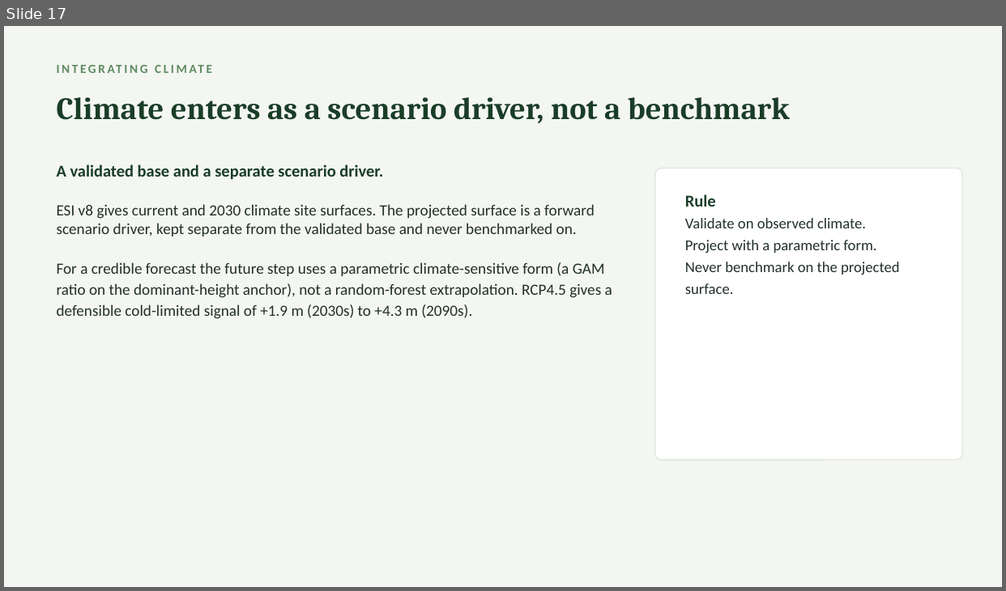
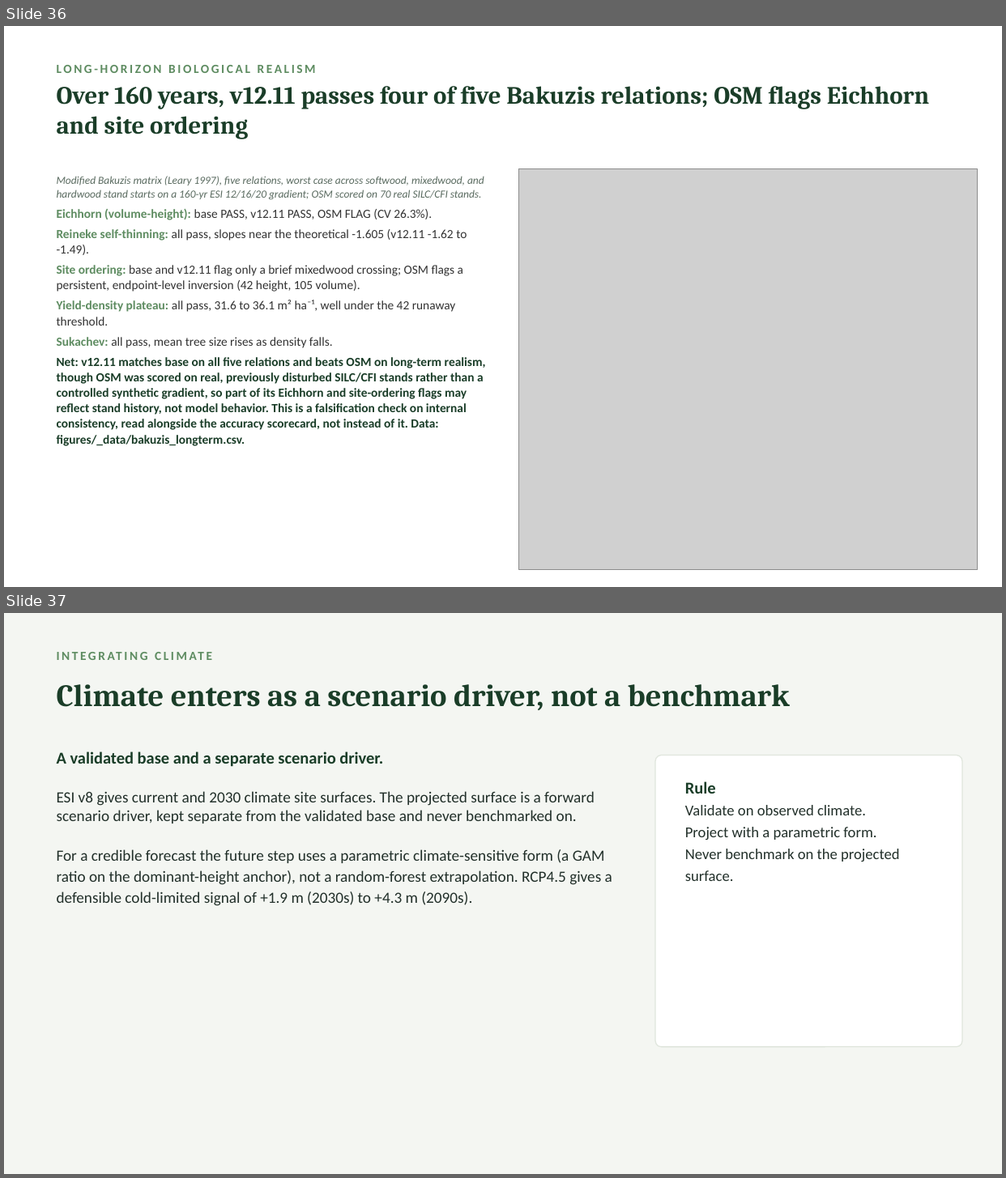
Before and after one commit to holoros/fvs-acd, a slide deck: FVS-ACD_Hennigar_Aug2026.pptx. Shown one above the other, each under a label of ours: slide 17 before the commit, slides 36 and 37 after it. The pictures are 1006x591 and 1006x1178 pixels, drawn with LibreOffice and Linux fonts; fonts in the diff are those of the drawing; grey boxes stand for pictures. Boxes give left, top, right and bottom in pixels: in the first picture for what was removed or moved away, otherwise in the second. Text is boxed around its words. In the diff, an @@ line names an element or a change of style, - is before the commit and + after.

Commit message:
v12.11 candidate: GTR, benchmark report, Hennigar deck, data-sharing one-pager, and figures
The 23 July deliverable set for the 18 August 2026 NRCan CFS Acadian
growth and yield meeting in Fredericton, none of which was under version
control until now.

  FVS-ACD_variant_overview_GTR_v1211 in md, docx and pdf. The v12.11
  variant overview GTR, built from the 20260629 draft source, which is
  updated in this commit to match.

  FVS-ACD_v12.11_benchmark_report in md, docx and pdf. The multi-source
  benchmark for the candidate.

  FVS-ACD_Hennigar_Aug2026.pptx and its pdf, refreshed with the Nova
  Scotia OSM scoring and the red-team reframes.

  FVS-ACD_Acadian_datasharing_onepager_20260723.docx for the meeting.

  Twenty figures backing the reports and the deck, covering the long
  interval volume diagnosis, the maturity gradient, the multi-source
  scorecard, the fig17 decomposition, forest-group bias and RMSE, the
  benchmark footprint with the Maine inset, sample sizes, the determinant
  scorecard, the overall ranking, and the long-term Bakuzis check.

  results/data_maps holds the aggregated stand counts by province and by
  forest type behind the footprint map, with provenance. Counts only, no
  plot coordinates.

The v12.10.1 benchmark report md and docx are also refreshed here so the
frozen baseline and the candidate report read consistently. The v12.10.1
engine and its tag v12.10.1-frozen-aug2026 are untouched.

```diff
--- a/FVS-ACD_Hennigar_Aug2026.pptx
+++ b/FVS-ACD_Hennigar_Aug2026.pptx
@@ slide 36 added at (4, 26, 1002, 587), background #FFFFFF @@
@@ text added at (57, 65, 316, 73), 12 pt, text #5E8C61, bold @@
+LONG-HORIZON BIOLOGICAL REALISM
@@ text added at (57, 86, 929, 139), 24 pt, text #1A3D28, bold @@
+Over 160 years, v12.11 passes four of five Bakuzis relations; OSM flags Eichhorn and site ordering
@@ picture added at (519, 169, 978, 570) @@
@@ text added at (57, 176, 486, 446), 12 pt, text #1A3D28, bold @@
+Modified Bakuzis matrix (Leary 1997), five relations, worst case across softwood, mixedwood, and hardwood stand starts on a 160-yr ESI 12/16/20 gradient; OSM scored on 70 real SILC/CFI stands.
+Eichhorn (volume-height): base PASS, v12.11 PASS, OSM FLAG (CV 26.3%).
+Reineke self-thinning: all pass, slopes near the theoretical -1.605 (v12.11 -1.62 to -1.49).
+Site ordering: base and v12.11 flag only a brief mixedwood crossing; OSM flags a persistent, endpoint-level inversion (42 height, 105 volume).
+Yield-density plateau: all pass, 31.6 to 36.1 m² ha⁻¹, well under the 42 runaway threshold.
+Sukachev: all pass, mean tree size rises as density falls.
+Net: v12.11 matches base on all five relations and beats OSM on long-term realism, though OSM was scored on real, previously disturbed SILC/CFI stands rather than a controlled synthetic gradient, so part of its Eichhorn and site-ordering flags may reflect stand history, not model behavior. This is a falsification check on internal consistency, read alongside the accuracy scorecard, not instead of it. Data: figures/_data/bakuzis_longterm.csv.
@@ what was slide 17 is now slide 37 @@
```
Also in this commit, not shown: 12 slides changed, 21 other slides added, 2 slides removed, 33 other files.
